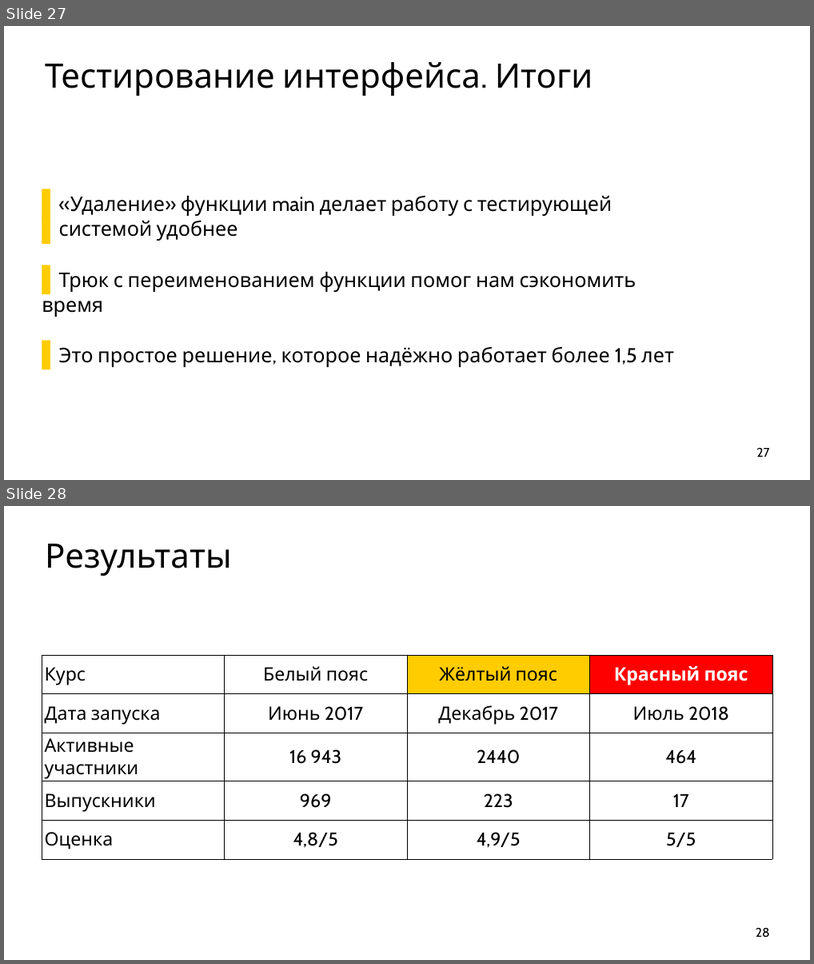
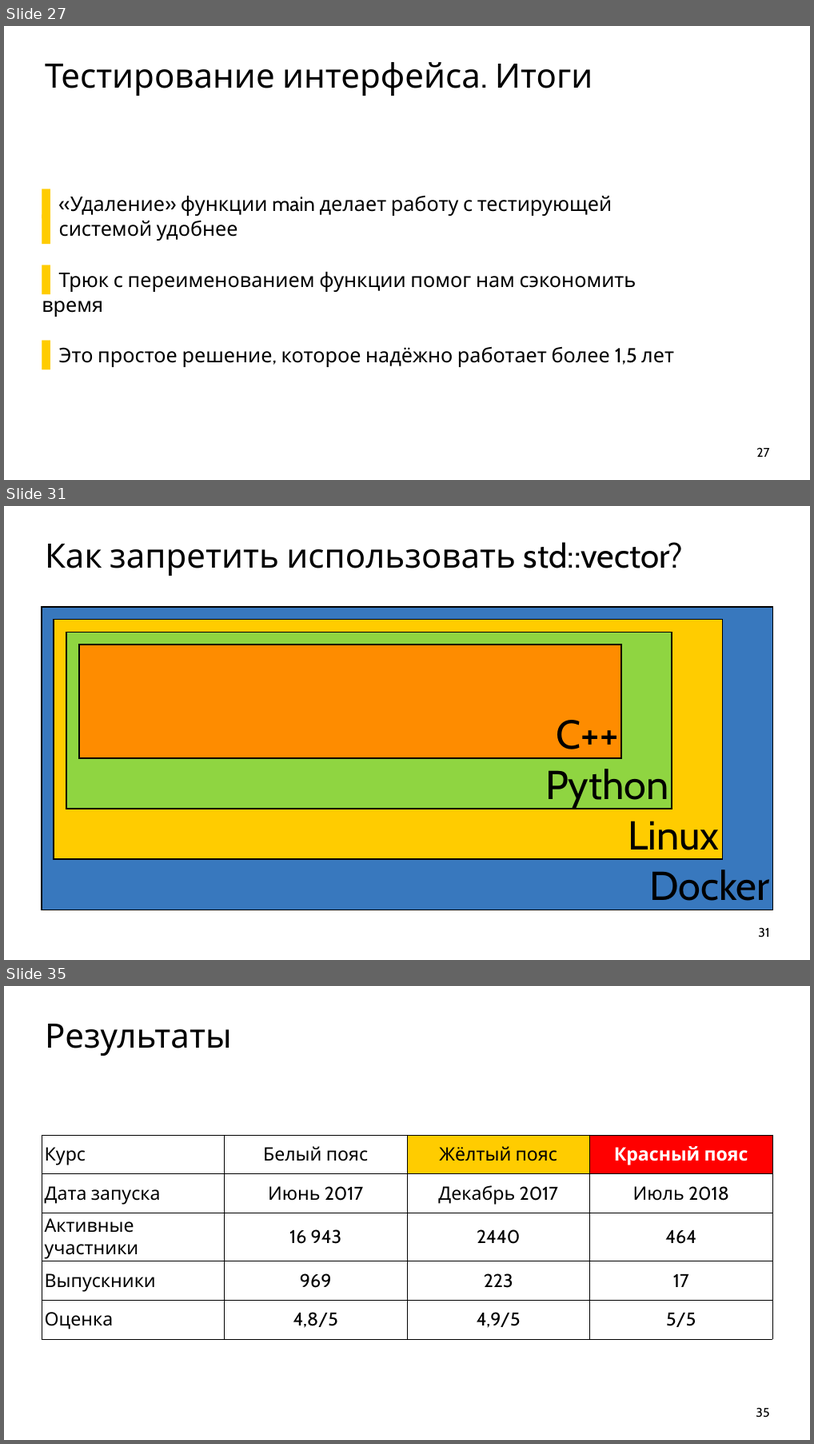
Before and after one commit to ishfb/cpprus18, a slide deck: slides.pptx. Shown one above the other, each under a label of ours: slides 27 and 28 before the commit, slides 27, 31 and 35 after it; the slides between them are not shown. The pictures are 814x964 and 814x1444 pixels, drawn with LibreOffice and Linux fonts; fonts in the diff are those of the drawing. Boxes give left, top, right and bottom in pixels: in the first picture for what was removed or moved away, otherwise in the second. Text is boxed around its words. In the diff, an @@ line names an element or a change of style, - is before the commit and + after.

```diff
--- a/slides.pptx
+++ b/slides.pptx
@@ slide 31 added at <box>4,506,810,960</box>, background #FFFFFF @@
@@ title added at <box>45,542,683,576</box>, 80 pt, text #000000 @@
+Как запретить использовать std::vector?
@@ rectangle added at <box>42,607,773,910</box>, fill #3878BE, outline #000000 3 pt, 96 pt, text #000000 @@
+Docker
@@ rectangle added at <box>54,619,723,859</box>, fill #FFCC00, outline #000000 3 pt, 96 pt, text #000000 @@
+Linux
@@ rectangle added at <box>66,632,672,808</box>, fill #8FD541, outline #000000 3 pt, 96 pt, text #000000 @@
+Python
@@ rectangle added at <box>79,644,622,758</box>, fill #FE8C00, outline #000000 3 pt, 96 pt, text #000000 @@
+C++
@@ page number added at <box>758,927,770,936</box>, 30 pt, text #000000 @@
+31
@@ what was slide 28 is now slide 35 @@
@@ page number at <box>756,1407,770,1417</box>: text changed @@
-28
+35
```
Also in this commit, not shown: 6 other slides added.
